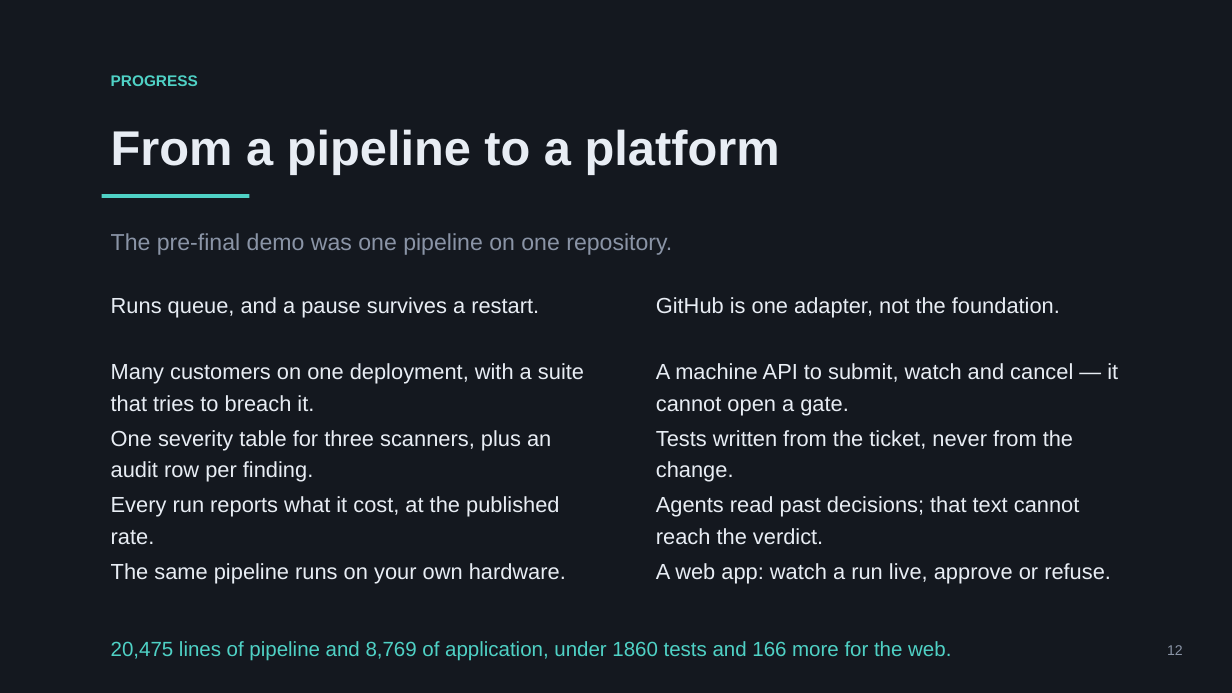
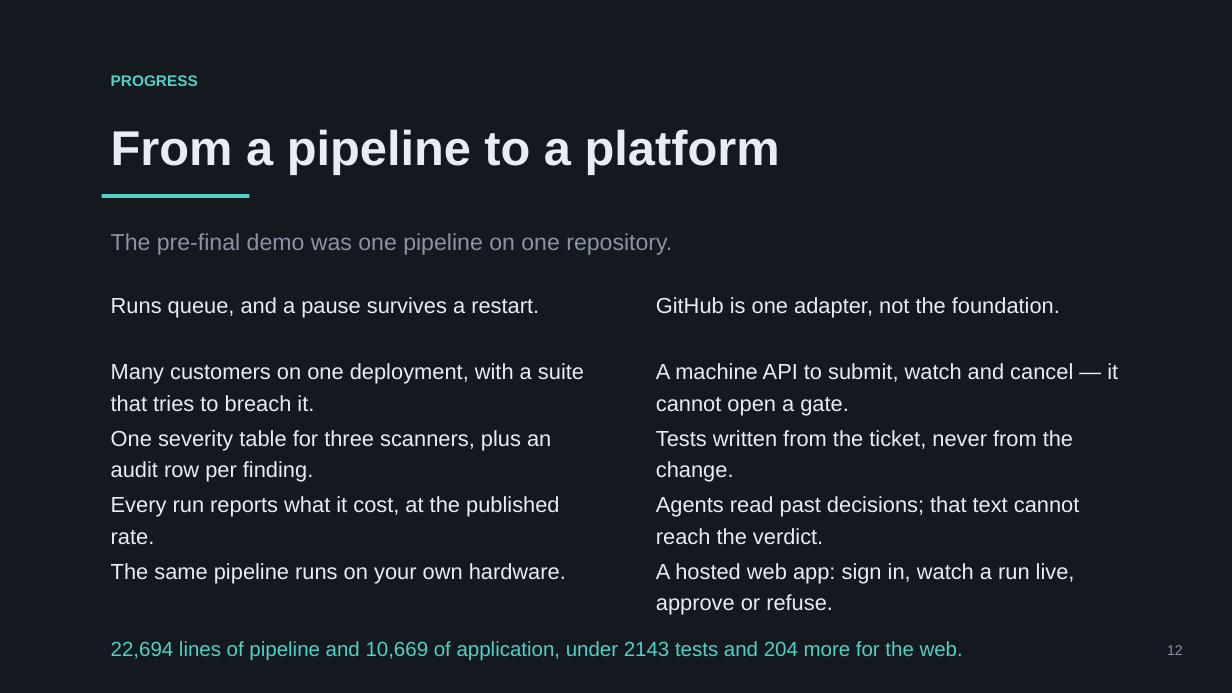
Before and after one commit to mohamedsorour1998/TheAgentOrg, a slide deck: slide 12 of docs/pitch/TheAgentOrg-final.pptx. Drawn at 1232x693 pixels with LibreOffice and Linux fonts; fonts in the diff are those of the drawing. Boxes give left, top, right and bottom in pixels: in the first picture for what was removed or moved away, otherwise in the second. Text is boxed around its words. In the diff, an @@ line names an element or a change of style, - is before the commit and + after.

```diff
--- a/docs/pitch/TheAgentOrg-final.pptx
+++ b/docs/pitch/TheAgentOrg-final.pptx
@@ text at (x1=656, y1=563, x2=1075, y2=615): text changed @@
-A web app: watch a run live, approve or refuse.
+A hosted web app: sign in, watch a run live, approve or refuse.
@@ text at (x1=111, y1=641, x2=963, y2=661): text changed @@
-20,475 lines of pipeline and 8,769 of application, under 1860 tests and 166 more for the web.
+22,694 lines of pipeline and 10,669 of application, under 2143 tests and 204 more for the web.
```
Also in this commit, not shown: 2 other slides changed, 1 other file.
